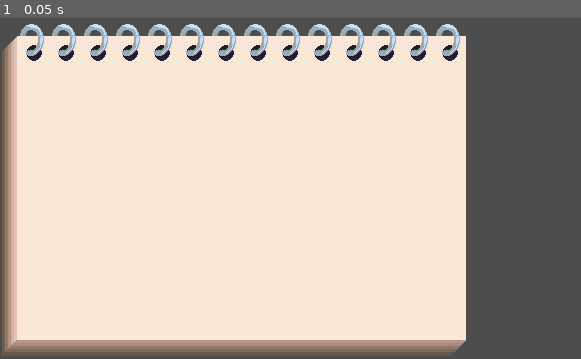
Above: before the commit, frame 1.
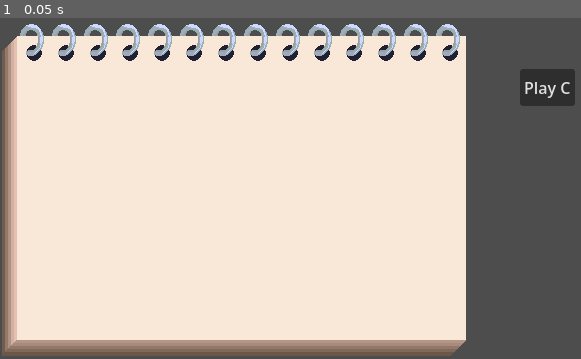
Above: after the commit, the same moment.

Repository: crookedneighbor/drawing-connection
Game: Godot game, scene res://main.tscn
Two runs of this game, one before a commit and one after it. Both use one fixed random seed, a clock stepped at 60 frames per second and the inputs below.
Inputs:
- Up to frame 1 (0.05 s): no input

The runs differ from the first frame. In frame 1, 1.0% of the frame differs, in the area x 89-99%, y 14-26%.

Commit message:
refactor: make melody note able to be triggered by action

Diff:
--- /dev/null
+++ b/main.gd
@@ -0,0 +1,22 @@
+class_name Main extends Node2D
+
+@onready var button: Button = $Button
+@onready var melody_player: MelodyPlayer = $MelodyPlayer
+
+var pressing: bool = false
+
+func _ready() -> void:
+	button.button_down.connect(_on_button_pressed)
+	button.button_up.connect(_on_button_released)
+
+func _process(_delta: float) -> void:
+	if pressing:
+		melody_player.play_note("C")
+
+func _on_button_pressed() -> void:
+	melody_player.volume_db = 0
+	pressing = true
+
+func _on_button_released() -> void:
+	pressing = false
+	melody_player.volume_db = -80
--- a/main.tscn
+++ b/main.tscn
@@ -1,14 +1,26 @@
 [gd_scene format=3 uid="uid://b0olc2xuik3ss"]
 
 [ext_resource type="PackedScene" uid="uid://d32l4wnp5onnv" path="res://tools/pad/pad.tscn" id="1_0xm2m"]
+[ext_resource type="Script" uid="uid://vc4ejtiqnw26" path="res://main.gd" id="1_1bvp3"]
+[ext_resource type="PackedScene" uid="uid://caxj538a64bmh" path="res://tools/melody-player/melody-player.tscn" id="1_h2yge"]
 [ext_resource type="PackedScene" uid="uid://iihl1e0keb0" path="res://tools/pencil/pencil.tscn" id="2_h2yge"]
 
 [node name="Main" type="Node2D" unique_id=1251148645]
+script = ExtResource("1_1bvp3")
+
+[node name="MelodyPlayer" parent="." unique_id=2018121744 instance=ExtResource("1_h2yge")]
 
 [node name="Pad" parent="." unique_id=1424504259 instance=ExtResource("1_0xm2m")]
 position = Vector2(234, 189)
 
 [node name="Pencil" parent="." unique_id=617229547 instance=ExtResource("2_h2yge")]
 
+[node name="Button" type="Button" parent="." unique_id=836883187]
+offset_left = 520.0
+offset_top = 70.0
+offset_right = 564.0
+offset_bottom = 107.0
+text = "Play C"
+
 [connection signal="enter_drawable_area" from="Pad" to="Pencil" method="enter_drawable_area"]
 [connection signal="exit_drawable_area" from="Pad" to="Pencil" method="exit_drawable_area"]
--- a/tools/melody-player/melody_player.gd
+++ b/tools/melody-player/melody_player.gd
@@ -10,30 +10,12 @@
 	"G": 392.0,
 	"A": 440.0,
 }
-var count: float = 0;
-
-@onready var current_key: String = get_random_note()
-@onready var sustain_amount: float = get_random_sustain()
 
 @onready var sample_hz: float = stream.mix_rate
 
 func _ready() -> void:
 	play()
 	playback = get_stream_playback()
-
-func _process(delta: float) -> void:
-	count = count + delta
-	if count > sustain_amount:
-		current_key = get_random_note()
-		count = 0
-		sustain_amount = get_random_sustain()
-	play_note(current_key)
-
-func get_random_note() -> String:
-	return notes.keys().pick_random()
-
-func get_random_sustain() -> float:
-	return [0.25, 0.5, 0.75, 1.0].pick_random()
 
 func play_note(note: String) -> void:
 	var pulse_hz = notes[note]
@@ -46,5 +28,4 @@
 	for i in range(frames_available):
 		var sample = sin(phase * TAU)
 		playback.push_frame(Vector2(sample, sample))
-
 		phase = fmod(phase + increment, 1.0)
Not shown, added: main.gd.uid
